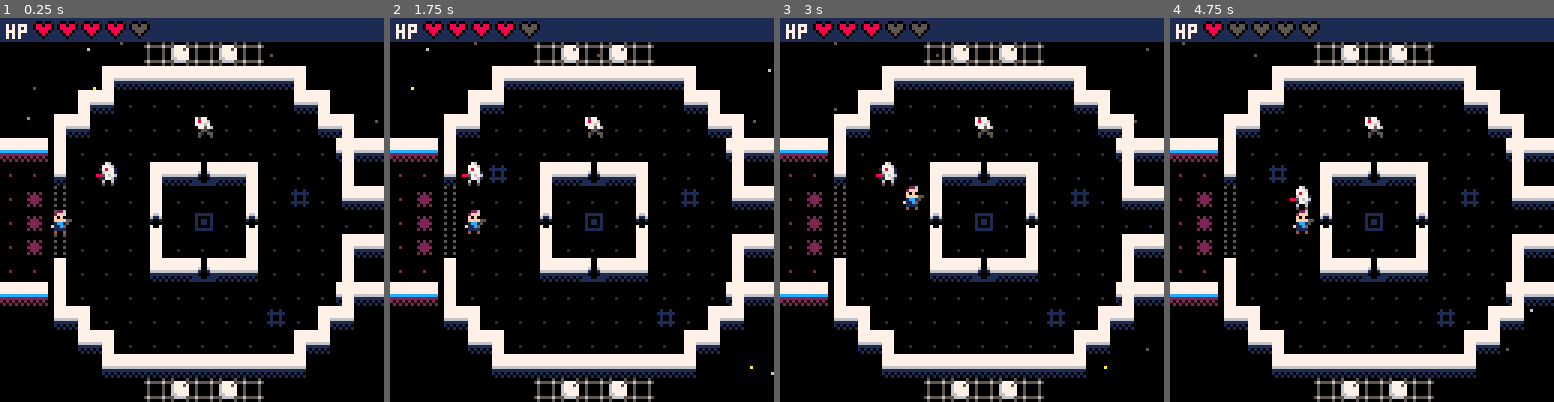
Above: before the commit, frames 1-4 (left to right).
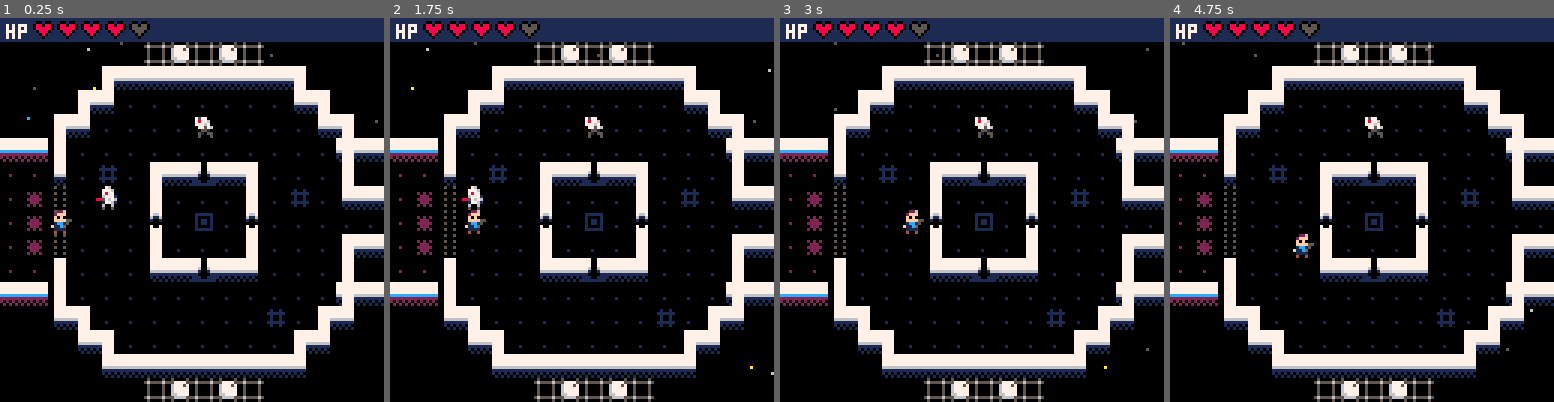
Above: after the commit, the same moments.

Repository: soupstoregames/pico-games
Game: PICO-8 cartridge sprogue.p8
The game is run twice, just before and just after one commit, with the same random seed, the same clock (stepped at 60 frames per second) and the same inputs.
Inputs:
- Up to frame 1 (0.25 s): no input
- Up to frame 2 (1.75 s): tap X (X key) at 0.33, 1.07 s; tap O (Z key) at 0.7, 1.7 s; hold Right from 1.6 s (still down)
- Up to frame 3 (3 s): tap X (X key) at 1.85, 2.97 s; release Right at 2.1 s; tap O (Z key) at 2.1, 2.5, 2.9 s; hold Up 2.15-2.42 s; hold Right from 2.47 s (still down)
- Up to frame 4 (4.75 s): release Right at 3.03 s; hold Left 3.08-3.58 s; tap O (Z key) every 0.4 s from 3.3 to 4.5 s; hold Down 3.63-3.97 s; hold Right 4.02-4.68 s; tap X (X key) at 4.08 s; hold Up from 4.73 s (still down)

The runs differ from the first frame. In frame 1, 0.4% of the frame differs, in the area x 25-31%, y 37-50%; in frame 2, 0.4%; in frame 3, 0.6%; in frame 4, 0.8%, in the area x 15-38%, y 1-63%.

Commit message:
basic hp and enemy death

Diff:
--- a/sprogue.p8
+++ b/sprogue.p8
@@ -75,8 +75,15 @@
 
 		-- check for interacting with entity
 		local target_entity=state:entity_at(dest)
-		if (target_entity!=nil) return
-
+		if target_entity!=nil then
+			if target_entity.type == entity_type_enemy then
+				target_entity.hp-=1
+				if target_entity.hp <= 0 then
+					del(state.enemies, target_entity)
+				end
+				return
+			end
+		end
 		-- if tile is blocked
 		if fget(mget(dest.x,dest.y),0) then
 			return
@@ -89,17 +96,20 @@
 	return player
 end
 
-function machine_creep(x,y,sprite)
+function machine_creep(x,y,sprite,hp)
 	local machine_creep={
 		pos=vector(x,y),
 		sprite=sprite,
 		flip=true,
+		hp=hp,
 		active=true,
 		stunned=false,
 		type=entity_type_enemy
 	}
 
 	function machine_creep:draw(map_x)
+		if (map_x != flr(self.pos.x/16)) return
+
 		if not self.active then
 			pal(8, 0)
 			spr(self.sprite,self.pos.x*8,(self.pos.y+1)*8,1,1,self.flip)
@@ -117,6 +127,8 @@
 			return
 		end
 
+		if (state.map_x != flr(self.pos.x/16)) return
+
 		local player_pos=state.player.pos
 		local distance=self.pos:distance(player_pos)
 		local direction=self.pos:direction(player_pos)
@@ -128,7 +140,7 @@
 end
 
 function lancer()
-	local lancer=machine_creep(4,5,97)
+	local lancer=machine_creep(4,6,97,1)
 
 	function lancer:_update(state, player_pos, distance, direction)
 		-- attack player
@@ -148,7 +160,7 @@
 end
 
 function charger()
-	local charger=machine_creep(8,3,99)
+	local charger=machine_creep(8,3,99,2)
 
 	function charger:_update(state, player_pos, distance, direction)
 		-- run from player?
@@ -161,10 +173,6 @@
 			end
 			self.flip=flip_sprite(self.flip,d)
 			self.pos=dest
-		end
-
-		if distance < 3 then
-
 		end
 
 	 -- try to charge player
